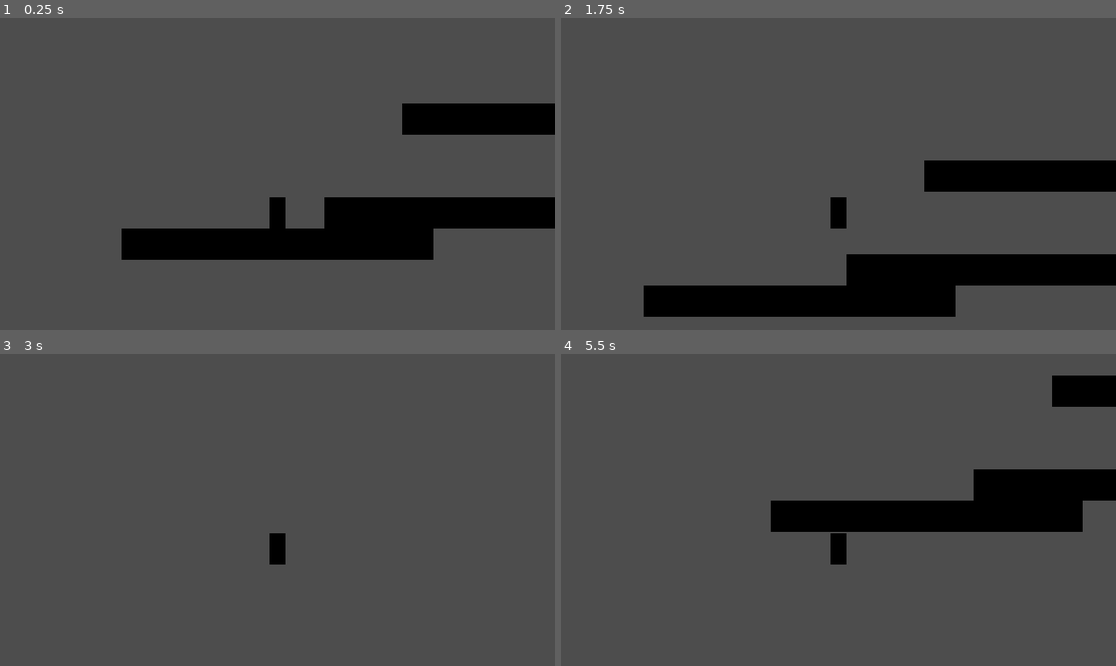
Above: before the commit, frames 1-4 (two rows, left to right).
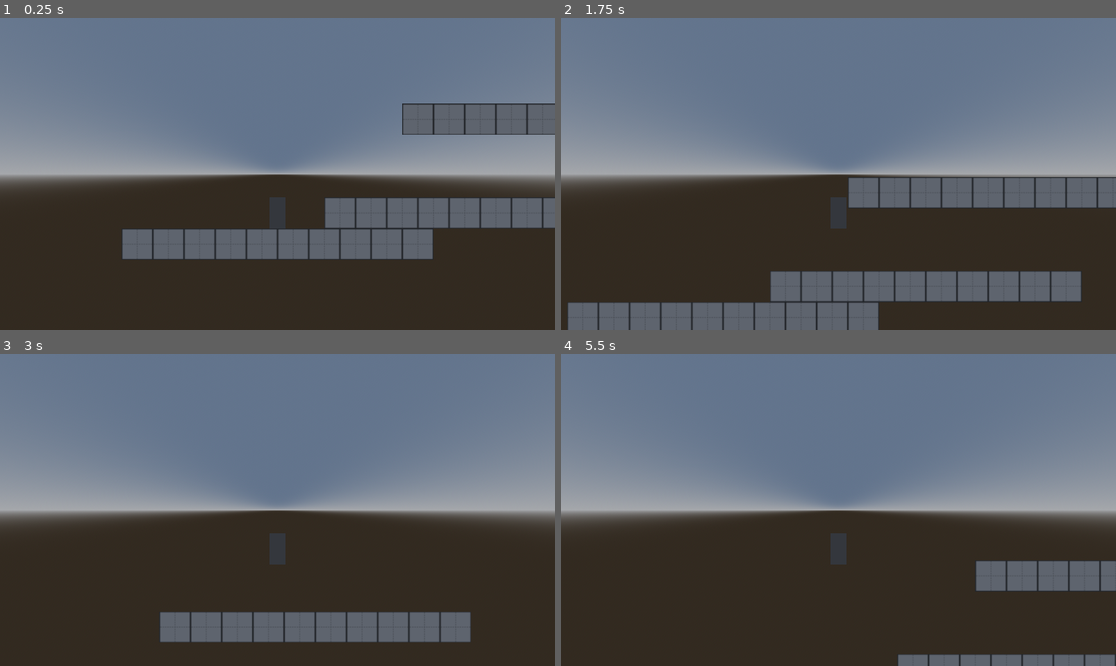
Above: after the commit, the same moments.

Repository: JoshEthan/3D-Side-view-Platformer
Game: Godot game, scene res://main.tscn
Two runs of this game, one before a commit and one after it. Both use one fixed random seed, a clock stepped at 60 frames per second and the inputs below.
Inputs:
- Up to frame 1 (0.25 s): no input
- Up to frame 2 (1.75 s): tap Enter (ui_accept) at 0.5, 1.35, 1.52 s; hold Right (ui_right) 0.53-1.28 s; hold Enter (ui_accept) 0.53-1.28 s; hold Down (ui_down) from 1.28 s (still down)
- Up to frame 3 (3 s): tap Enter (ui_accept) at 1.82, 2.85 s; release Down (ui_down) at 2.03 s; hold Right (ui_right) 2.03-2.78 s; hold Enter (ui_accept) 2.03-2.78 s; hold Up (ui_up) from 2.78 s (still down)
- Up to frame 4 (5.5 s): tap Enter (ui_accept) at 3.02, 3.32, 4.35, 4.52, 4.82 s; release Up (ui_up) at 3.53 s; hold Enter (ui_accept) 3.53-4.28 s; hold Left (ui_left) 3.53-5.03 s; hold Down (ui_down) from 5.03 s (still down); hold Enter (ui_accept) from 5.03 s (still down)

The runs differ from the first frame. In frame 1, 98% of the frame differs, in the area x 0-100%, y 0-100%; in frame 2, 98%; in frame 3, 98%; in frame 4, 99%.

Commit message:
Jumping sorta works.

Diff:
--- a/Character.gd
+++ b/Character.gd
@@ -2,52 +2,30 @@
 
 
 const SPEED = 10.9
-#const JUMP_VELOCITY = 7.607
-const JUMP_VELOCITY = 5
-const MAX_JUMP_TIME = 100
-var jump_timer = 0
-var jump_velocity = 2.5
-var air_time = 0
+const JUMP_VELOCITY = 7.607
 var jump_held = 0
-var max_air_time = 0
-var JUMP_HEIGHT = 100
 
 # Get the gravity from the project settings to be synced with RigidBody nodes.
 var gravity = 15.236
-# Minimum Velocity for 2.5 meters
-const min_jump_velocity = 8.73 /2
-#Maximum Velocity for 10.5 meters:
-const max_jump_velocity = 17.89
-var t = 0  # Normalized time
-var adjusted_t = 0  # Makes the curve accelerate faster
+var is_jumping = false
+var jump_modifier = 0
 
 func _physics_process(delta):
 	# Add the gravity.
-	#if not is_on_floor():
-		#air_time += delta
-		#if air_time > max_air_time:
-			#velocity.y -= gravity * delta
-	#else:
-		#air_time = 0
-
-	if not is_on_floor():
+	if is_falling():
 		velocity.y -= gravity * delta
-		air_time += delta
-	else:
-		air_time = 0
 
 	# Handle jump.
 	if Input.is_action_pressed("ui_accept") and can_jump():
+		is_jumping = true
 		jump_held += delta
-		if jump_held >= 0.5:
-			velocity.y = max_jump_velocity
-		if jump_held < 0.5 and jump_held > 0.1:
-			#velocity.y = ((max_jump_velocity - min_jump_velocity)/(0.5-0.1)) * (jump_held - 0.1) + 8.73
-			t = (jump_held / 0.5)  # Normalized time
-			adjusted_t = t ** (1/2)  # Makes the curve accelerate faster
-			velocity.y = lerpf(min_jump_velocity, max_jump_velocity, adjusted_t)
-		elif jump_held <= 0.1:
-			velocity.y = min_jump_velocity
+
+		jump_modifier = jump_held * 10
+
+		velocity.y = JUMP_VELOCITY
+
+	if Input.is_action_just_released("ui_accept"):
+		is_jumping = false
 
 	if is_on_floor():
 		jump_held = 0
@@ -70,4 +48,12 @@
 	if jump_held < 0.5:
 		return true
 	elif jump_held > 0.5:
+		is_jumping = false
 		return false
+
+func is_falling():
+	if is_jumping or is_on_floor():
+		return false
+	elif !is_jumping and !is_on_floor():
+		is_jumping = false
+		return true
--- a/main.tscn
+++ b/main.tscn
@@ -14,6 +14,15 @@
 
 [sub_resource type="BoxMesh" id="BoxMesh_hw3n0"]
 size = Vector3(1, 2, 1)
+
+[sub_resource type="ProceduralSkyMaterial" id="ProceduralSkyMaterial_fdeyj"]
+
+[sub_resource type="Sky" id="Sky_ko5l3"]
+sky_material = SubResource("ProceduralSkyMaterial_fdeyj")
+
+[sub_resource type="Environment" id="Environment_1l0vt"]
+background_mode = 2
+sky = SubResource("Sky_ko5l3")
 
 [node name="Main" type="Node3D"]
 
@@ -50,3 +59,6 @@
 transform = Transform3D(1, 0, 0, 0, 1, 0, 0, 0, 1, 0, 3, 10)
 projection = 1
 size = 20.0
+
+[node name="WorldEnvironment" type="WorldEnvironment" parent="."]
+environment = SubResource("Environment_1l0vt")
Not shown: 1 places in main.tscn that only renumber resources
